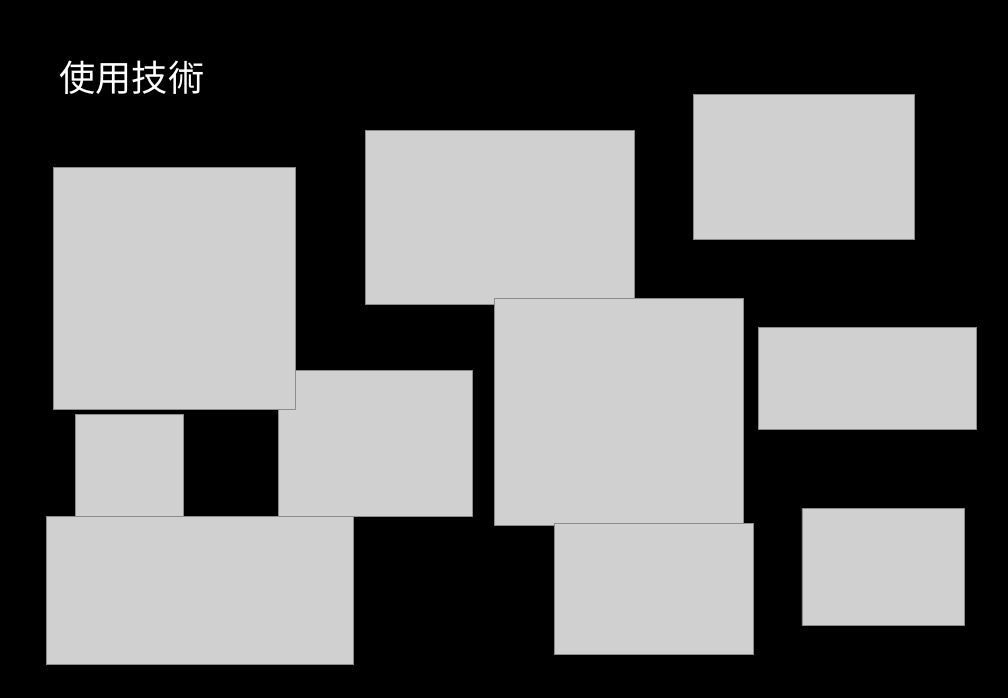
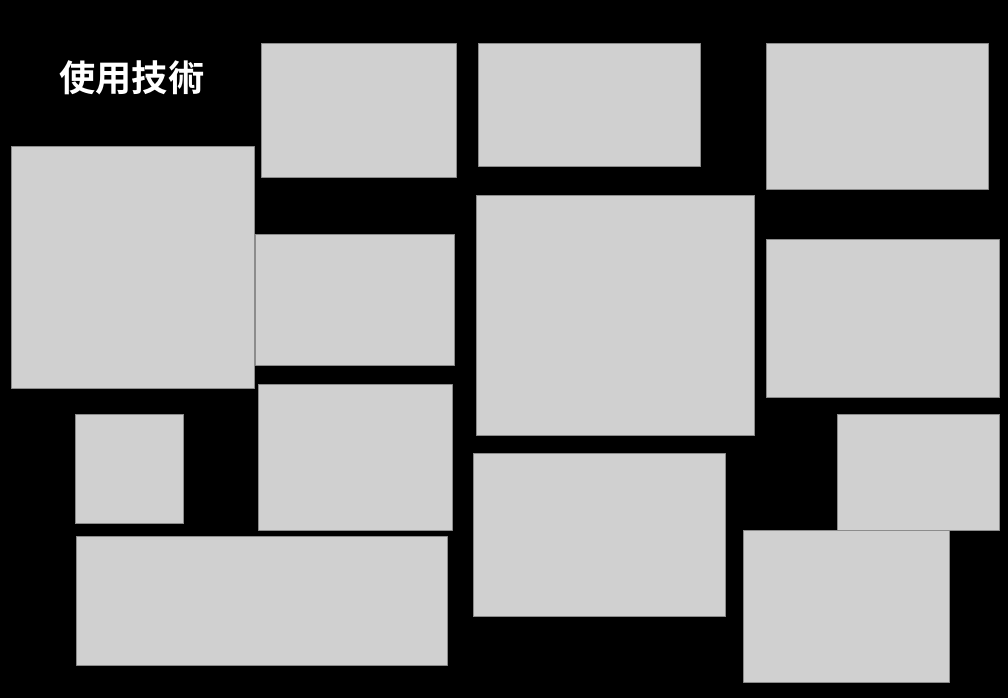
Before and after one commit to aishop07/something-of-project, a slide deck: slide 16 of 期末投影片.pptx (slide 9 before the commit). Drawn at 1008x698 pixels with LibreOffice and Linux fonts; fonts in the diff are those of the drawing; grey boxes stand for pictures; background and template pictures are left out. Boxes give left, top, right and bottom in pixels: in the first picture for what was removed or moved away, otherwise in the second. Text is boxed around its words. In the diff, an @@ line names an element or a change of style, - is before the commit and + after.

Commit message:
final version

```diff
--- a/期末投影片.pptx
+++ b/期末投影片.pptx
@@ title "使用技術" at bbox=[60, 60, 205, 95]: bold on @@
@@ picture added at bbox=[262, 44, 456, 178] @@
@@ picture added at bbox=[479, 44, 702, 167] @@
@@ picture: place and size @@
-picture at bbox=[693, 95, 916, 240]
+picture at bbox=[767, 44, 989, 189]
@@ picture: place and size @@
-picture at bbox=[53, 168, 295, 410]
+picture at bbox=[12, 146, 254, 388]
@@ picture added at bbox=[477, 195, 755, 436] @@
@@ picture: place and size @@
-picture at bbox=[555, 524, 754, 655]
+picture at bbox=[256, 235, 455, 366]
@@ picture added at bbox=[767, 239, 1001, 397] @@
@@ picture removed at bbox=[495, 299, 745, 526] @@
@@ picture removed at bbox=[759, 328, 976, 430] @@
@@ picture: place and size @@
-picture at bbox=[278, 370, 472, 516]
+picture at bbox=[259, 385, 452, 531]
@@ picture: place and size @@
-picture at bbox=[802, 509, 964, 625]
+picture at bbox=[838, 414, 1000, 531]
@@ picture: place and size @@
-picture at bbox=[366, 131, 635, 304]
+picture at bbox=[474, 453, 726, 616]
@@ picture: place and size @@
-picture at bbox=[46, 517, 354, 665]
+picture at bbox=[76, 536, 448, 665]
@@ picture added at bbox=[744, 531, 949, 683] @@
@@ page number removed at bbox=[891, 625, 898, 626] @@
-9
```
Also in this commit, not shown: 7 other slides changed, 9 slides added, 1 slide removed.
